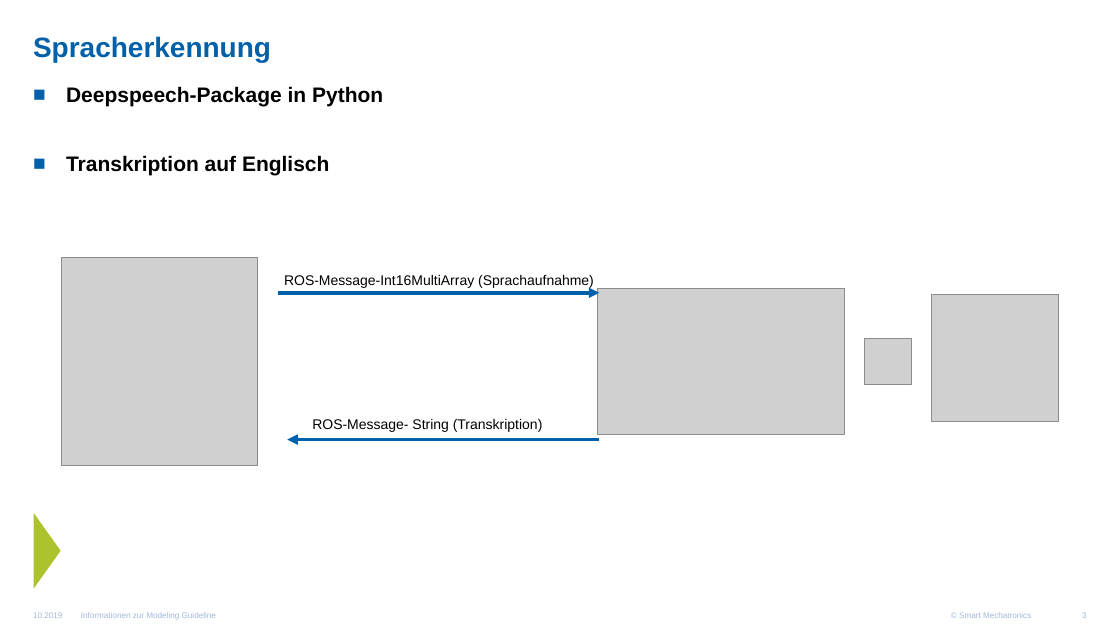
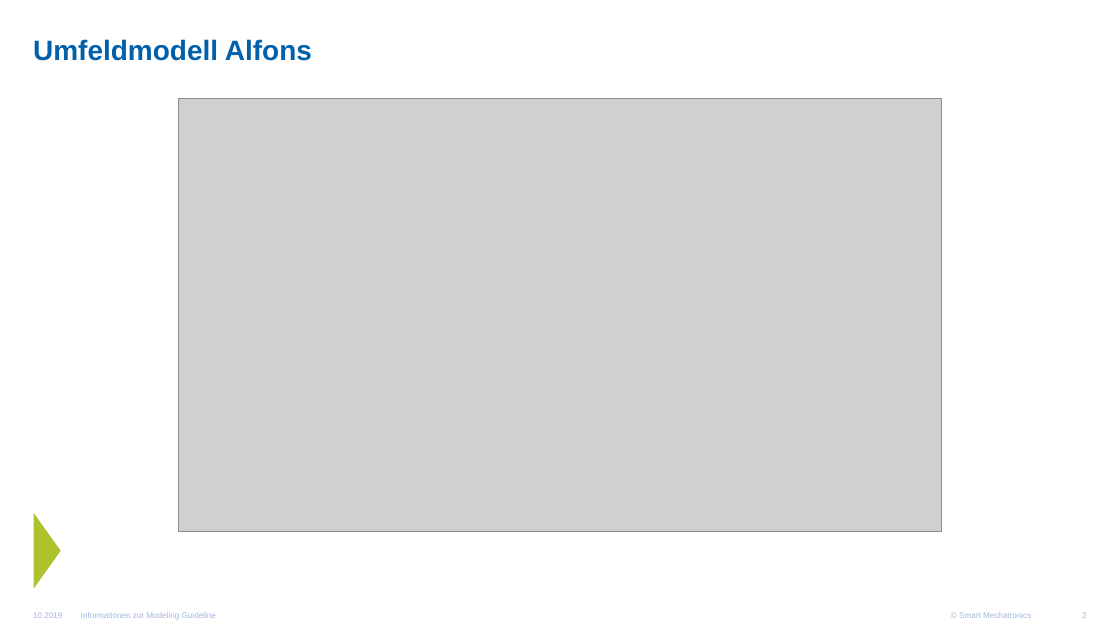
Before and after one commit to GiulliMo/Master_Doc, a slide deck: slide 2 of Präsentationen/StatusupdateKW23/UpdateKW23.pptx (slide 3 before the commit). Drawn at 1120x630 pixels with LibreOffice and Linux fonts; fonts in the diff are those of the drawing; grey boxes stand for pictures; background and template pictures are left out. Boxes give left, top, right and bottom in pixels: in the first picture for what was removed or moved away, otherwise in the second. Text is boxed around its words. In the diff, an @@ line names an element or a change of style, - is before the commit and + after.

```diff
--- a/Präsentationen/StatusupdateKW23/UpdateKW23.pptx
+++ b/Präsentationen/StatusupdateKW23/UpdateKW23.pptx
@@ title at bbox=[33, 39, 312, 61]: text changed @@
-Spracherkennung
+Umfeldmodell Alfons
@@ text removed at bbox=[66, 86, 383, 175] @@
-■ Deepspeech-Package in Python
-■ Transkription auf Englisch
@@ picture added at bbox=[178, 98, 942, 533] @@
@@ group removed at bbox=[61, 258, 1059, 466]: 4 pictures, 2 arrows, 2 texts @@
-ROS-Message-Int16MultiArray (Sprachaufnahme)
-ROS-Message- String (Transkription)
```
Also in this commit, not shown: 3 other slides changed, 3 slides added, 1 slide removed, 10 other files.
